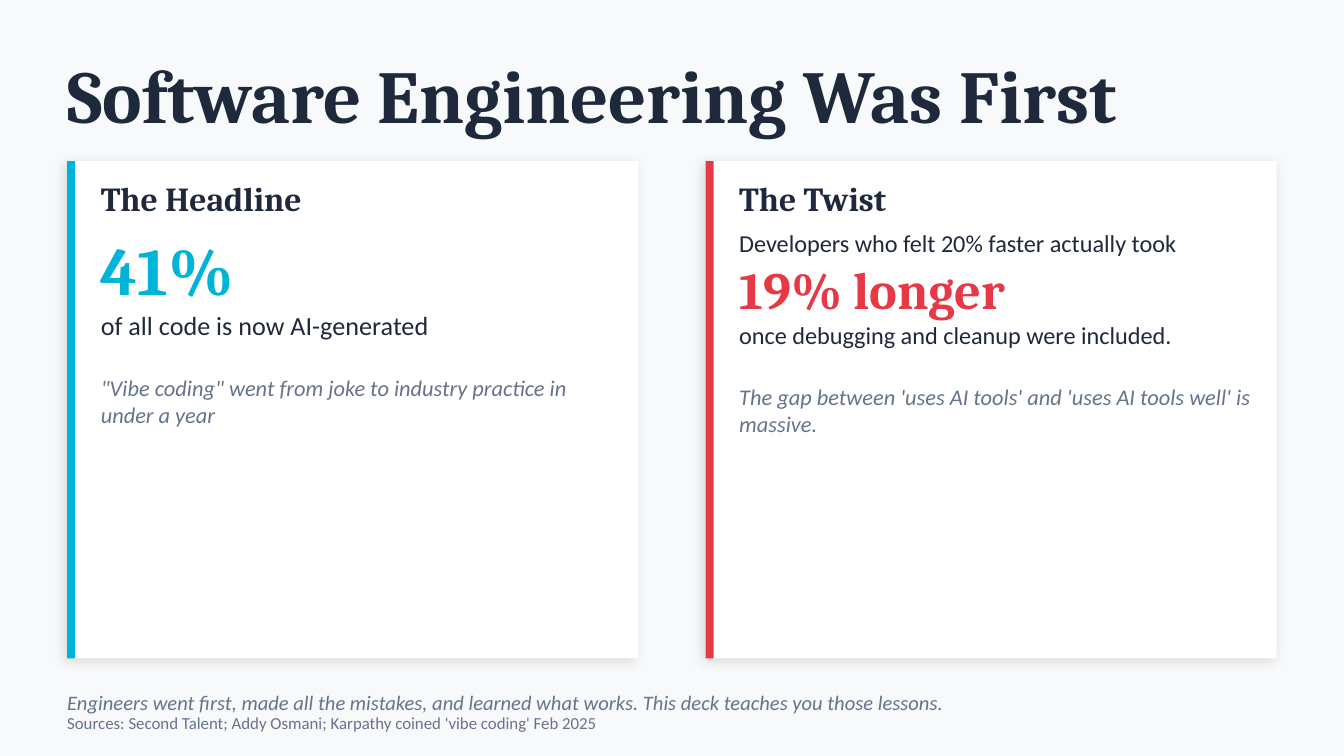
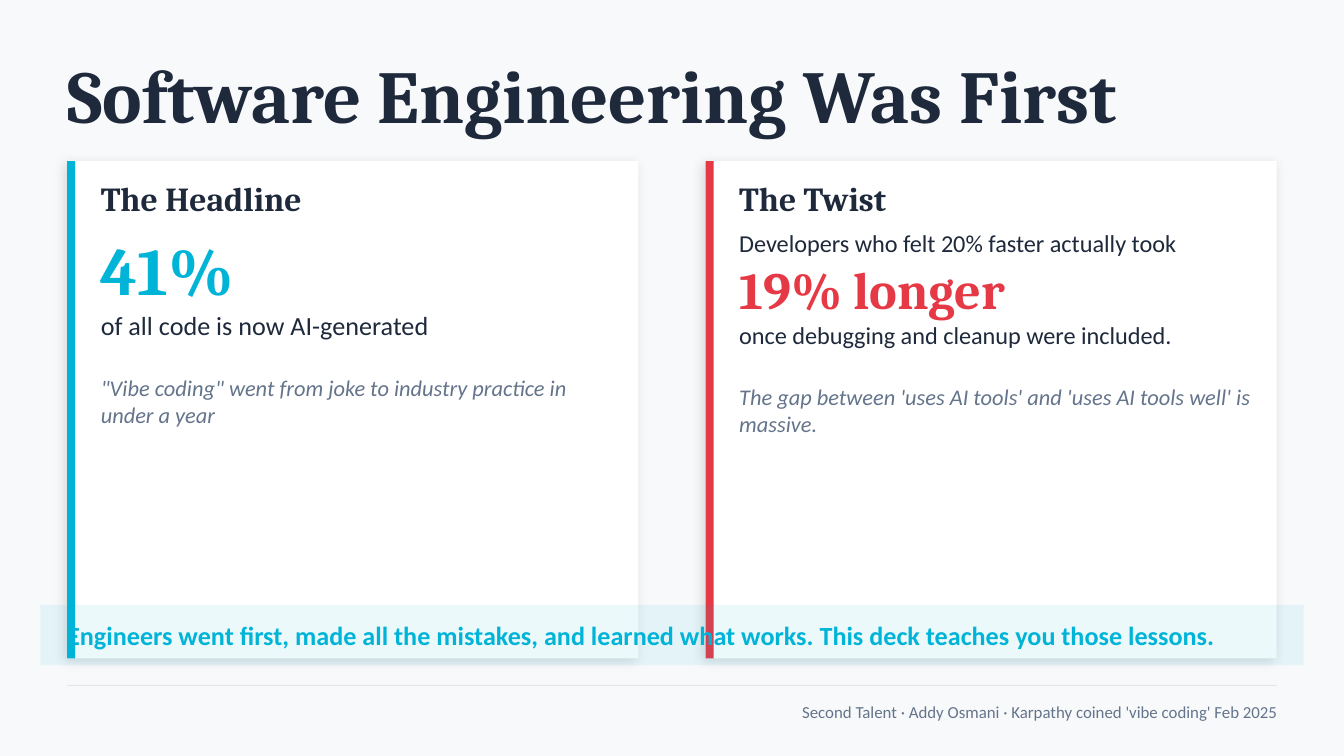
Before and after one commit to michaelengland/ai-best-practices, a slide deck: slide 13 of Getting-Agents-to-Give-Up-Their-Secrets.pptx (slide 12 before the commit). Drawn at 1344x756 pixels with LibreOffice and Linux fonts; fonts in the diff are those of the drawing. Boxes give left, top, right and bottom in pixels: in the first picture for what was removed or moved away, otherwise in the second. Text is boxed around its words. In the diff, an @@ line names an element or a change of style, - is before the commit and + after.

```diff
--- a/Getting-Agents-to-Give-Up-Their-Secrets.pptx
+++ b/Getting-Agents-to-Give-Up-Their-Secrets.pptx
@@ rectangle added at bbox=[40, 605, 1304, 665], fill #00B4D8 at 8% opacity @@
@@ text "Engineers went first, made all ...": place and size @@
-text "Engineers went first, made all ..." at bbox=[67, 696, 943, 714]
+text "Engineers went first, made all ..." at bbox=[67, 624, 1214, 652]
@@ text "Engineers went first, made all ..." at bbox=[67, 624, 1214, 652]: size 11 to 14 pt, text colour #64748B to #00B4D8, bold on, italic off @@
@@ line added from (67, 685) to (1277, 685), #94A3B8 0.5 pt @@
@@ text at bbox=[802, 706, 1277, 721]: text changed @@
-Sources: Second Talent; Addy Osmani; Karpathy coined 'vibe coding' Feb 2025
+Second Talent · Addy Osmani · Karpathy coined 'vibe coding' Feb 2025
```
Also in this commit, not shown: 16 other slides changed, 2 slides added, 1 other file.
